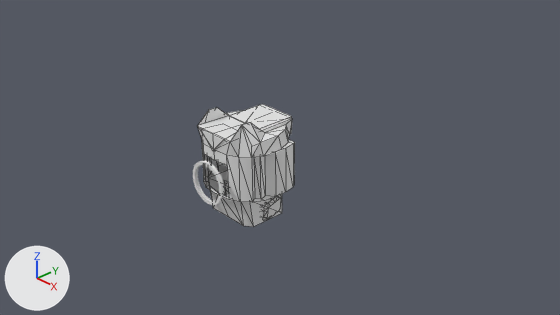
The Blender file Models/SquadExpansion/Spaces/MEMLander.blend as it was, and as the next commit left it.
One viewpoint serves both versions: the file's camera 'Camera'. Arrows for +X, +Y and +Z are at lower left; the lights stay in place. Mesh edges are drawn as thin lines on the coarser meshes. Materials are left out; every surface is plain grey.

Before the edit, the objects in view are built like this:
```python
me_cube = bpy.data.meshes.new('Cube')
me_cube.from_pydata(...)  # a box spanning x -0.308..0.303, y -0.659..-0.05, z 0.588..0.695
me_cube.materials.append(mat_material)
me_docking_ring = bpy.data.meshes.new('docking ring')
me_docking_ring.from_pydata(...)  # 242 vertices, 144 faces; spans x -0.312..0.313, y -0.313..0.312, z 1.288..1.338
me_docking_ring.materials.append(mat_lambert38_002)
me_mesh = bpy.data.meshes.new('mesh')
me_mesh.from_pydata(...)  # 221 vertices, 294 faces; spans x -0.62..0.62, y -0.66..0.87, z 0.08..1.22
# faces by material slot: [144, 8, 84, 58]
me_mesh.materials.append(mat_propsgeneric)
me_mesh.materials.append(mat_props_ao)
me_mesh.materials.append(mat_lunarlanderdiffuse)
me_mesh.materials.append(mat_lunarlanderdiffuse_001)
ob_cutout = bpy.data.objects.new('cutout', me_cube)
ob_cutout.parent = ob_lunarmoduleinternal
ob_cutout.location = (0.0, 0.0, 0.0)
ob_docking_ring = bpy.data.objects.new('docking ring', me_docking_ring)
ob_docking_ring.parent = ob_rotation_don_t_export_me
ob_docking_ring.location = (0.0, 0.0, 0.0)
ob_docking_ring.rotation_euler = (1.571, 0.0, 0.0)  # degrees (90, 0, 0)
ob_shellcollider = bpy.data.objects.new('shellCollider', me_mesh)
ob_shellcollider.parent = ob_lunarmoduleinternal
ob_shellcollider.location = (0.0, 0.0, 0.0)
ob_shellcollider.rotation_euler = (1.571, 0.0, 0.0)  # degrees (90, 0, 0)
```
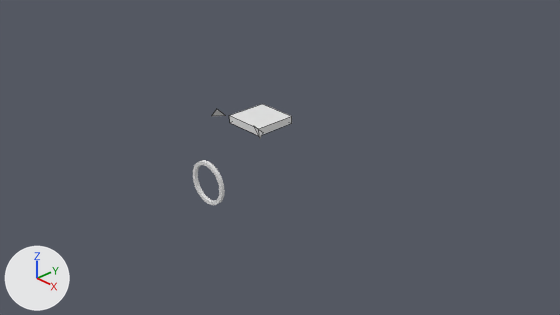
Where the change shows, as pixel boxes [x1, y1, x2, y2] in the pictures (560 x 315 px):
'shellCollider', hidden: before [197, 107, 295, 227]
'depthMask', added: after [212, 109, 263, 139]

Edits to the bpy script that builds the scene:
```text
Add me_lunarlandingmoduleinternal_001:
    me_lunarlandingmoduleinternal_001.from_pydata([(0.504, 0.664, 0.816), (0.38, 0.814, 0.816), (0.38, 0.664, 0.656), (-0.387, 0.664, 0.656), (-0.387, 0.814, 0.816), (-0.511, 0.664, 0.816)], [], [(1, 2, 0), (3, 4, 5)])
Change ob_shellcollider:
    add ob_shellcollider.hide_set(True)
Add ob_depthmask:
    ob_depthmask = bpy.data.objects.new('depthMask', me_lunarlandingmoduleinternal_001)
    ob_depthmask.parent = ob_lunarmoduleinternal
    ob_depthmask.location = (0.0, 0.0, 0.0)
    ob_depthmask.rotation_euler = (1.571, 0.0, 0.0)  # degrees (90, 0, 0)
```
